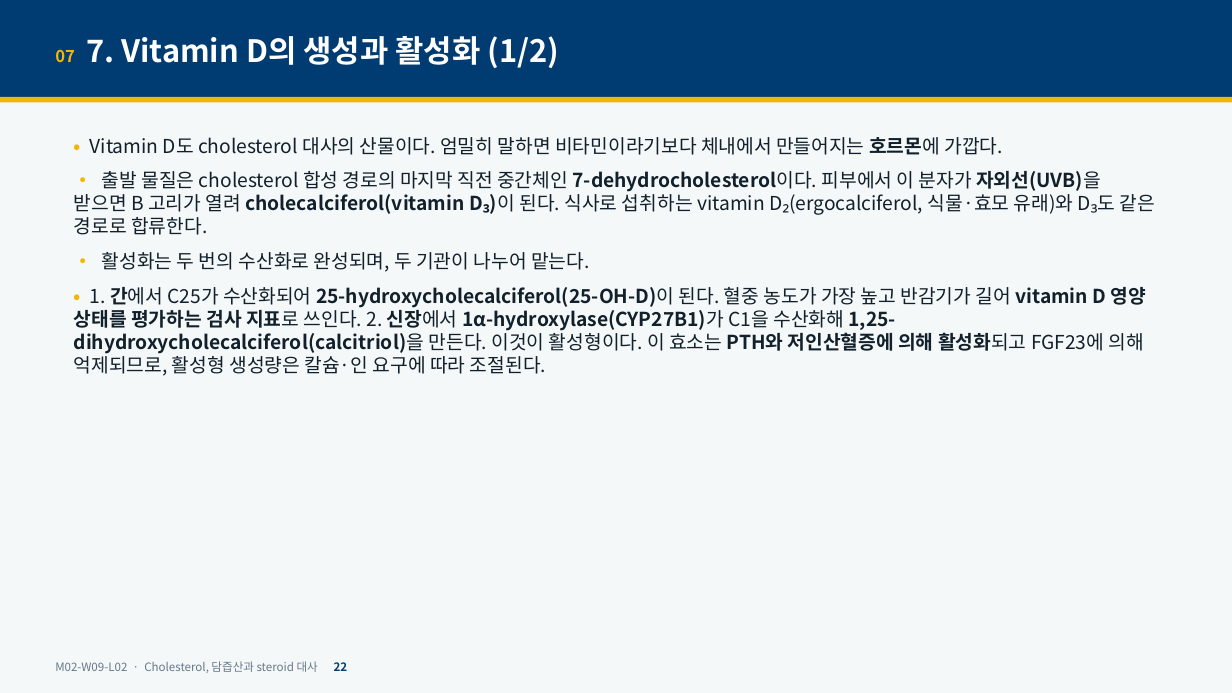
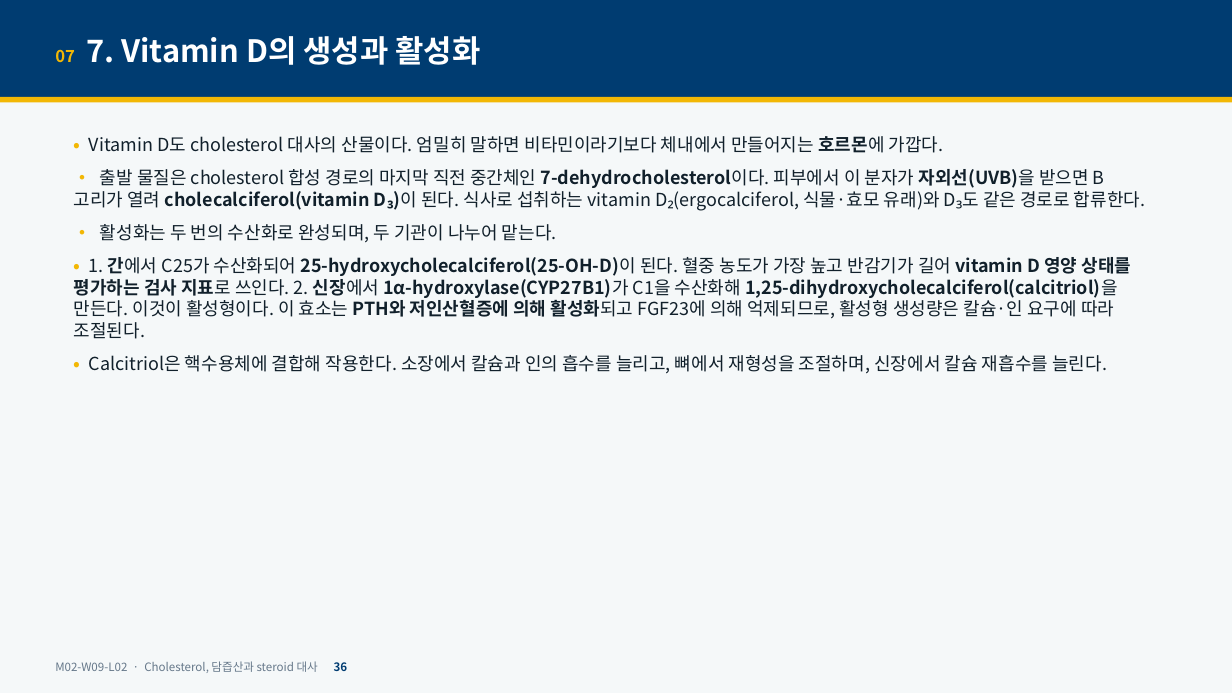
Before and after one commit to hoperiasd2/hoperiasd2.github.io, a slide deck: slide 36 of curriculum/M02/W09/L02/slides.pptx (slide 22 before the commit). Drawn at 1232x693 pixels with LibreOffice and Linux fonts; fonts in the diff are those of the drawing. Boxes give left, top, right and bottom in pixels: in the first picture for what was removed or moved away, otherwise in the second. Text is boxed around its words. In the diff, an @@ line names an element or a change of style, - is before the commit and + after.

```diff
--- a/curriculum/M02/W09/L02/slides.pptx
+++ b/curriculum/M02/W09/L02/slides.pptx
@@ text at bbox=[55, 36, 480, 65]: text changed @@
-07 7. Vitamin D의 생성과 활성화 (1/2)
+07 7. Vitamin D의 생성과 활성화
@@ text at bbox=[74, 136, 1145, 339]: size 15 to 14 pt in "• Vitamin D도 cholesterol 대사의 산물이다. 엄밀히 ...", "• 출발 물질은 cholesterol 합성 경로의 마지막 ...", "• 활성화는 두 번의 수산화로 완성되며, 두 ...", "• 1. 간에서 C25가 수산화되어 25-hydroxycholecalciferol(25-OH-D)이 된다. ..." @@
@@ text at bbox=[89, 355, 1107, 374]: paragraph added @@
+• Calcitriol은 핵수용체에 결합해 작용한다. 소장에서 칼슘과 인의 흡수를 늘리고, 뼈에서 재형성을 조절하며, 신장에서 칼슘 재흡수를 늘린다.
@@ text at bbox=[55, 661, 348, 673]: text changed @@
-M02-W09-L02 · Cholesterol, 담즙산과 steroid 대사 22
+M02-W09-L02 · Cholesterol, 담즙산과 steroid 대사 36
```
Also in this commit, not shown: 31 other slides changed, 13 slides added, 3 other files.
